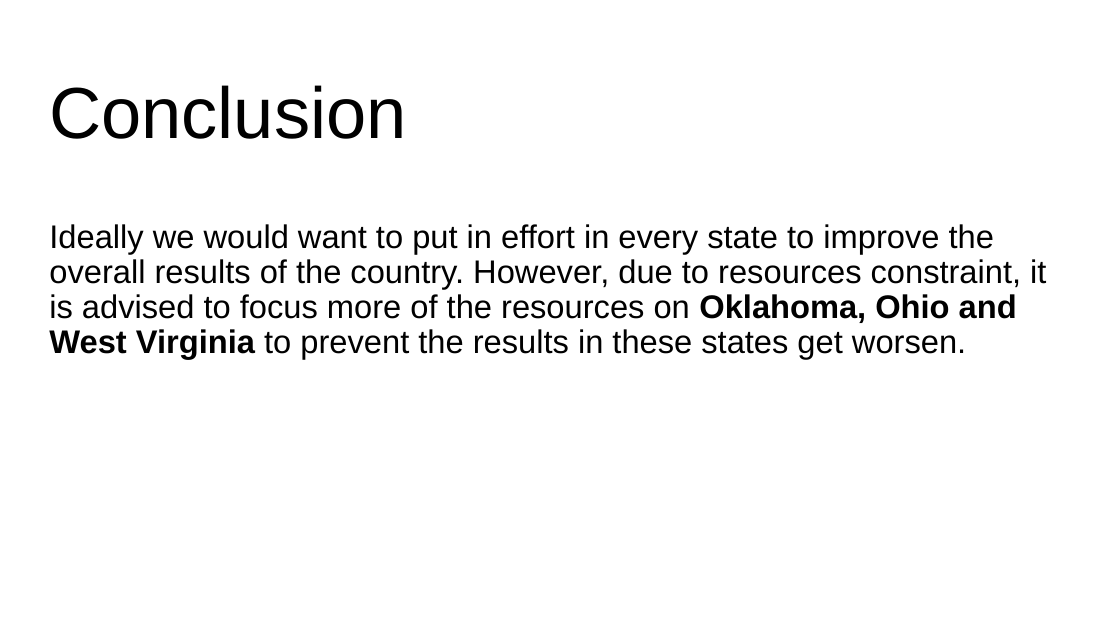
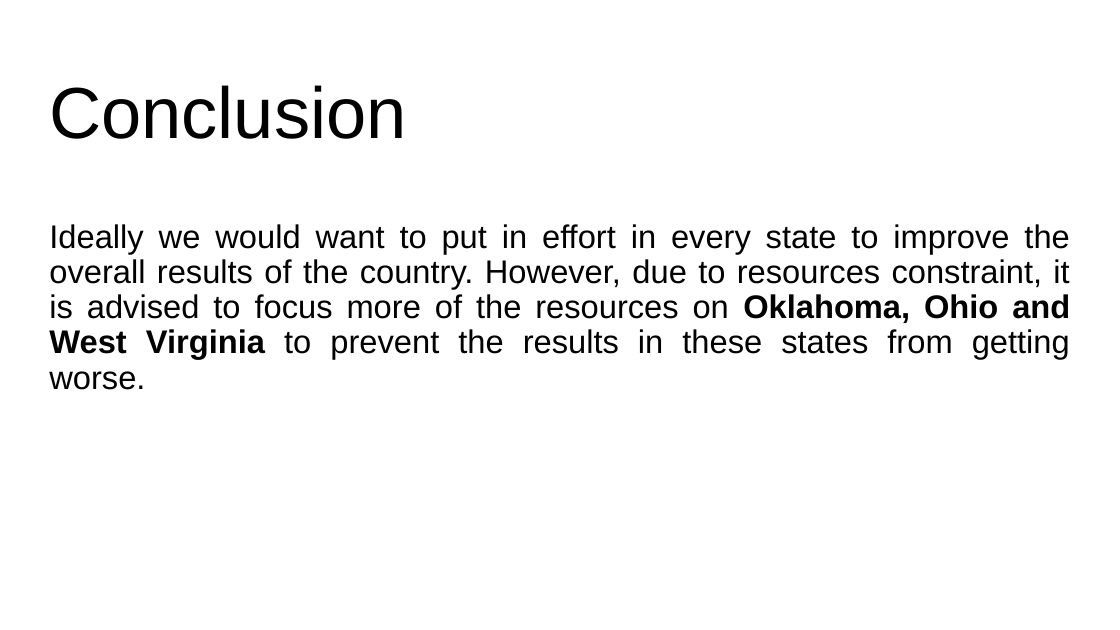
Before and after one commit to ngjance/DSIF-SG-7-Jance-Projects, a slide deck: slide 12 of DSI Project 1_JJA.pptx. Drawn at 1120x630 pixels with LibreOffice and Linux fonts; fonts in the diff are those of the drawing. Boxes give left, top, right and bottom in pixels: in the first picture for what was removed or moved away, otherwise in the second. Text is boxed around its words. In the diff, an @@ line names an element or a change of style, - is before the commit and + after.

```diff
--- a/DSI Project 1_JJA.pptx
+++ b/DSI Project 1_JJA.pptx
@@ text at bbox=[49, 224, 1070, 390]: text changed @@
-Ideally we would want to put in effort in every state to improve the overall results of the country. However, due to resources constraint, it is advised to focus more of the resources on Oklahoma, Ohio and West Virginia to prevent the results in these states get worsen.
+Ideally we would want to put in effort in every state to improve the overall results of the country. However, due to resources constraint, it is advised to focus more of the resources on Oklahoma, Ohio and West Virginia to prevent the results in these states from getting worse.
```
Also in this commit, not shown: 2 other slides changed, 1 slide added, 1 slide removed.
